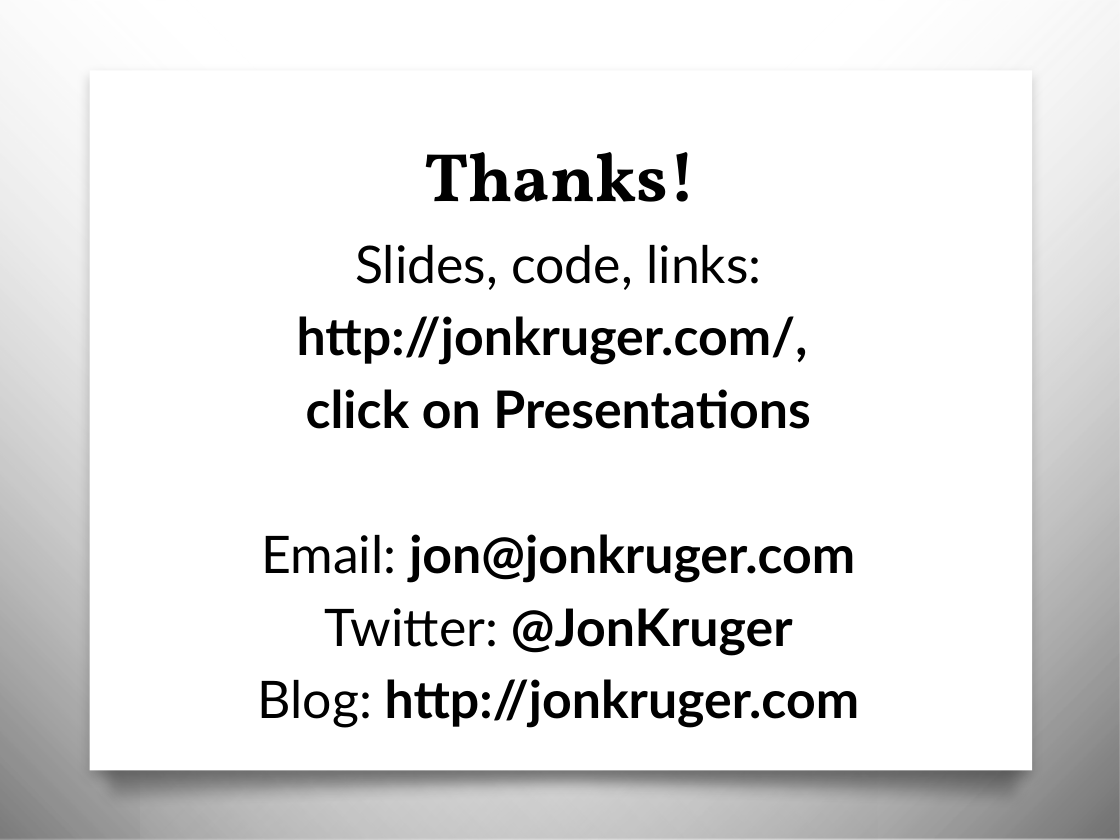
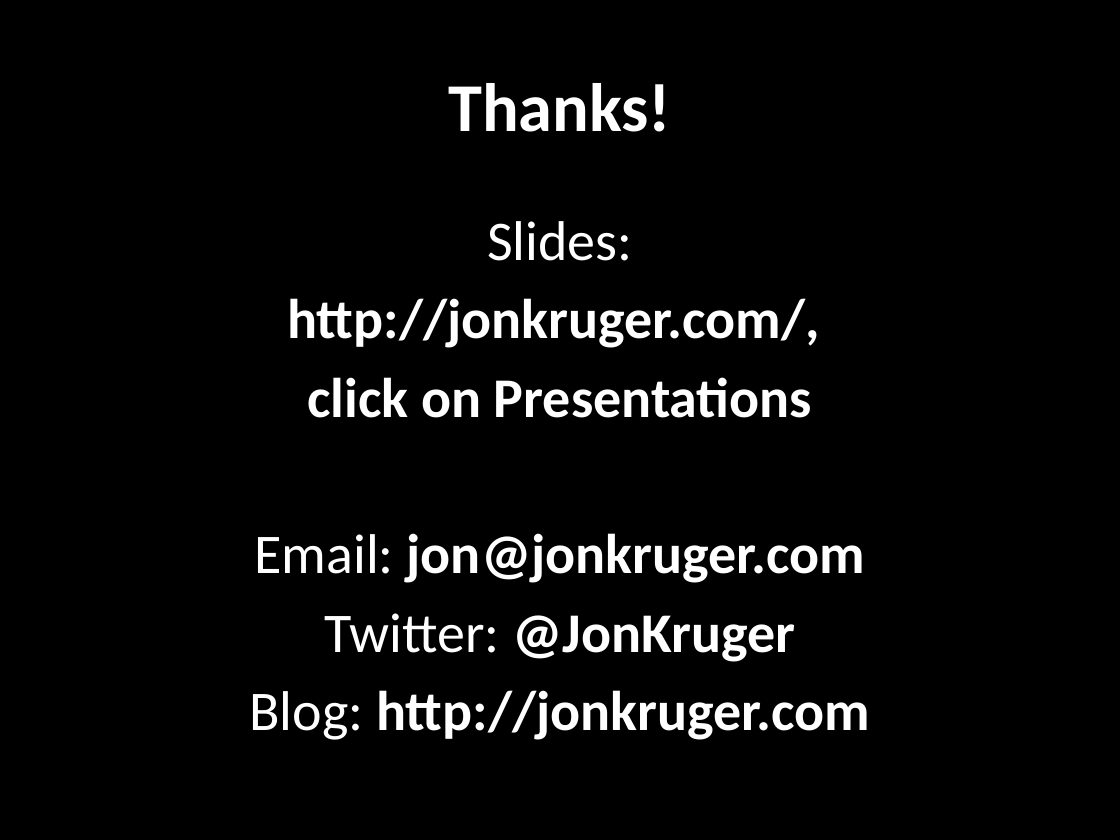
Before and after one commit to JonKruger/the-business-of-you, a slide deck: slide 19 of The Business of You.pptx. Drawn at 1120x840 pixels with LibreOffice and Linux fonts; fonts in the diff are those of the drawing; background and template pictures are left out. Boxes give left, top, right and bottom in pixels: in the first picture for what was removed or moved away, otherwise in the second. Text is boxed around its words. In the diff, an @@ line names an element or a change of style, - is before the commit and + after.

```diff
--- a/The Business of You.pptx
+++ b/The Business of You.pptx
@@ background picture (left out) to #000000 @@
@@ rectangle removed at [0,0,877,840] @@
@@ rectangle removed at [140,0,1120,840] @@
@@ title "Thanks!": place and size @@
-title "Thanks!" at [425,152,697,202]
+title "Thanks!" at [448,83,671,132]
@@ title "Thanks!" at [448,83,671,132]: font Vollkorn to Calibri, text colour #000000 to #FFFFFF @@
@@ rectangle removed at [90,71,1033,771] @@
@@ text "Slides:": place and size @@
-text "Slides:" at [258,245,860,727]
+text "Slides:" at [249,221,870,740]
@@ text at [487,221,632,261]: text changed; size 33.3 to 36 pt; font Lato to Calibri; text colour #000000 to #FFFFFF @@
-Slides, code, links:
+Slides:
@@ text at [249,298,870,740]: size 33.3 to 36 pt, font Lato to Calibri, text colour #000000 to #FFFFFF; indent changed @@
@@ freeform shape removed at [77,744,1047,810] @@
```
Also in this commit, not shown: 16 other slides changed, 2 slides added, 2 slides removed, 1 other file.
